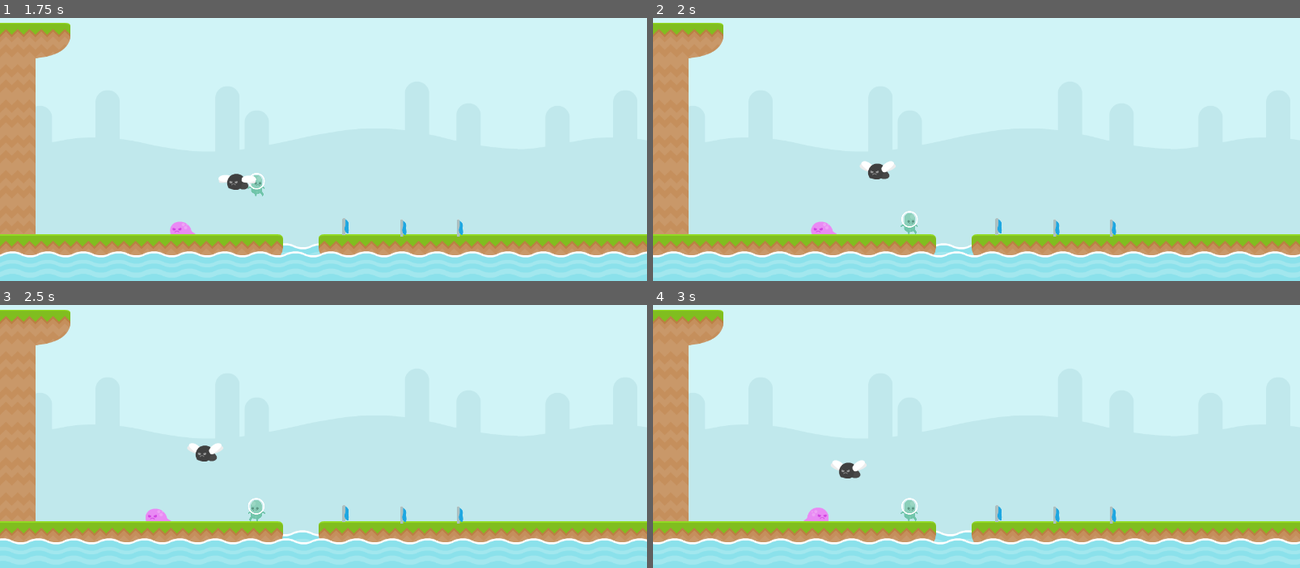
Above: before the commit, frames 1-4 (two rows, left to right).
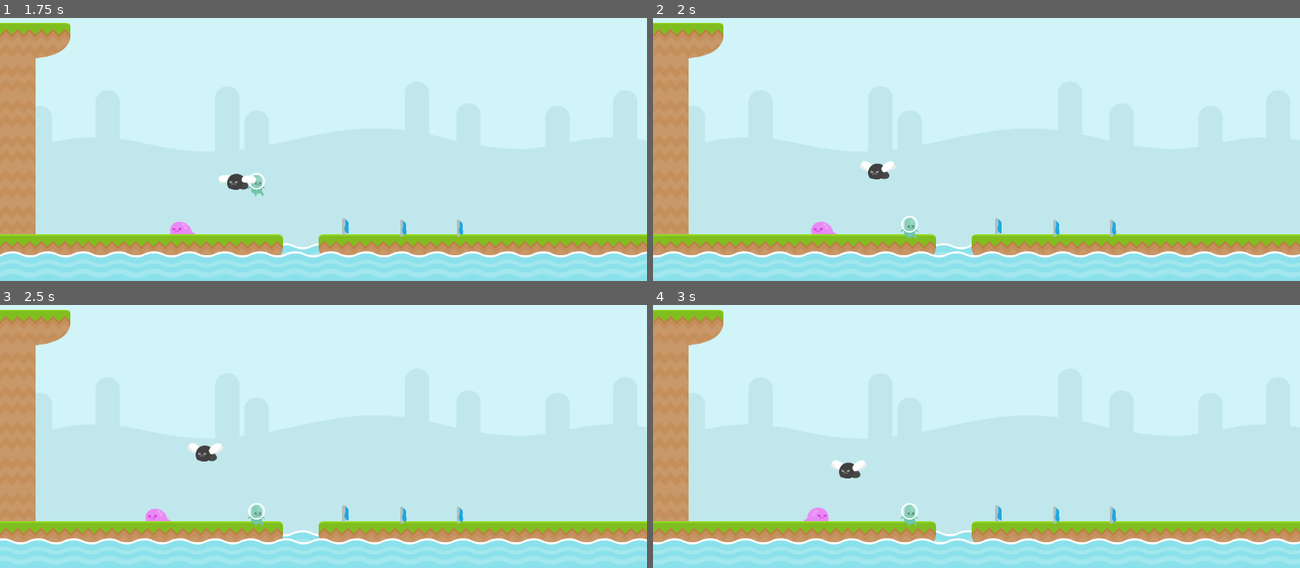
Above: after the commit, the same moments.

Repository: RafaelForbeck/the-way
Game: Godot game, scene res://scenes/phase.tscn
The game is run twice, just before and just after one commit, with the same random seed, the same clock (stepped at 60 frames per second) and the same inputs.
Inputs:
- Up to frame 1 (1.75 s): tap Enter (jump) at 0.5, 0.77, 0.8, 1.07, 1.35, 1.52 s; hold S (duck) 0.53-1.28 s; hold Right (move_right) from 0.53 s (still down); tap S (duck) at 1.55 s
- Up to frame 2 (2 s): keep holding Right (move_right); tap Enter (jump) at 1.82 s
- Up to frame 3 (2.5 s): release Right (move_right) at 2.03 s; hold Left (move_left) from 2.03 s (still down); hold S (duck) from 2.03 s (still down); tap Enter (jump) at 2.3 s
- Up to frame 4 (3 s): release Left (move_left) at 2.78 s; release S (duck) at 2.78 s; hold Right (move_right) from 2.78 s (still down); tap S (duck) at 2.85 s

Frame 1 is identical in both runs. In frame 2, 0.2% of the frame differs, in the area x 38-41%, y 73-85%; in frame 3, 0.2%; in frame 4, 0.2%.

Commit message:
fix: player movement

Diff:
--- a/entities/enemy/enemy.tscn
+++ b/entities/enemy/enemy.tscn
@@ -16,6 +16,7 @@
 script = ExtResource("1_uaxqd")
 
 [node name="AnimatedSprite2D" type="AnimatedSprite2D" parent="."]
+z_index = -1
 sprite_frames = SubResource("SpriteFrames_30gqq")
 
 [node name="Hitbox" type="Area2D" parent="."]
--- a/entities/enemy/fly_floating_enemy.tscn
+++ b/entities/enemy/fly_floating_enemy.tscn
@@ -24,6 +24,7 @@
 [node name="FlyFloatingEnemy" instance=ExtResource("1_x2th6")]
 
 [node name="AnimatedSprite2D" parent="." index="0"]
+z_index = 0
 sprite_frames = SubResource("SpriteFrames_l6kxn")
 frame_progress = 0.775252
 
--- a/entities/enemy/lava_floating_enemy.tscn
+++ b/entities/enemy/lava_floating_enemy.tscn
@@ -21,6 +21,7 @@
 [node name="LavaFloatingEnemy" instance=ExtResource("1_wcyin")]
 
 [node name="AnimatedSprite2D" parent="." index="0"]
+z_index = 0
 sprite_frames = SubResource("SpriteFrames_jurv1")
 
 [node name="CollisionShape2D" parent="Hitbox" index="0"]
--- a/entities/player.tscn
+++ b/entities/player.tscn
@@ -89,7 +89,7 @@
 
 [node name="AnimatedSprite2D" type="AnimatedSprite2D" parent="."]
 sprite_frames = SubResource("SpriteFrames_n1v54")
-animation = &"idle"
+animation = &"hurted"
 autoplay = "idle"
 
 [node name="CollisionShape2D" type="CollisionShape2D" parent="."]
--- a/scripts/player.gd
+++ b/scripts/player.gd
@@ -24,15 +24,6 @@
 		velocity += get_gravity() * delta
 
 	direction = Input.get_axis("move_left", "move_right")
-
-	if velocity.x > 0:
-		anim.flip_h = false
-	elif velocity.x < 0:
-		anim.flip_h = true
-	elif direction < 0:
-		anim.flip_h = true
-	elif direction > 0:
-		anim.flip_h = false
 
 	match status:
 		PlayerState.IDLE:
@@ -48,6 +39,8 @@
 
 	move_and_slide()
 
+# Go to state funcions
+
 func go_to_idle_state():
 	status = PlayerState.IDLE
 	anim.play("idle")
@@ -77,11 +70,19 @@
 
 func go_to_hurted_state():
 	status = PlayerState.HURTED
+	collisionShape.shape.height = 42
 	anim.play("hurted")
 
+func exit_from_hurted_state():
+	collisionShape.shape.height = 82
+
+# Update state funcions
+
 func idle_state(delta):
 
 	decelerate(delta)
+
+	set_h_flip()
 
 	if Input.is_action_just_pressed("jump"):
 		go_to_jumping_state()
@@ -98,6 +99,7 @@
 func walking_state(delta):
 
 	move(delta)
+	set_h_flip()
 
 	if Input.is_action_just_pressed("jump"):
 		go_to_jumping_state()
@@ -112,7 +114,9 @@
 		return
 
 func jumping_state(delta):
+
 	move(delta)
+	set_h_flip()
 
 	if is_on_floor():
 		if direction == 0:
@@ -122,13 +126,28 @@
 		return
 
 func ducking_state(delta):
+
 	decelerate(delta)
+	set_h_flip()
+
 	if not Input.is_action_pressed("duck"):
 		exit_from_ducking_state()
 		go_to_idle_state()
 
 func hurted_state(delta):
 	decelerate(delta)
+
+# Private funcs
+
+func set_h_flip():
+	if velocity.x > 0:
+		anim.flip_h = false
+	elif velocity.x < 0:
+		anim.flip_h = true
+	elif direction < 0:
+		anim.flip_h = true
+	elif direction > 0:
+		anim.flip_h = false
 
 func move(delta):
 	if direction != 0:
